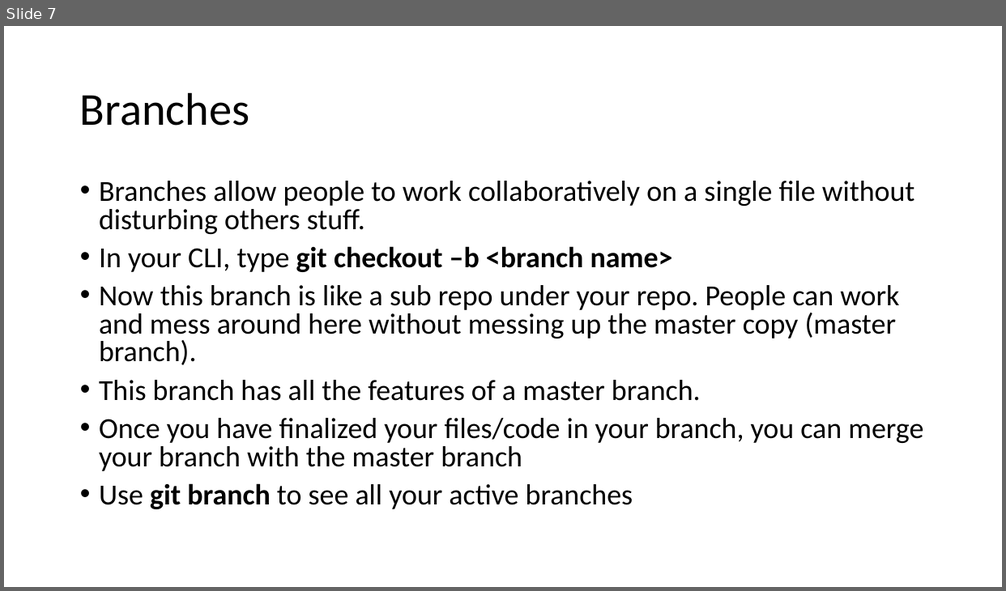
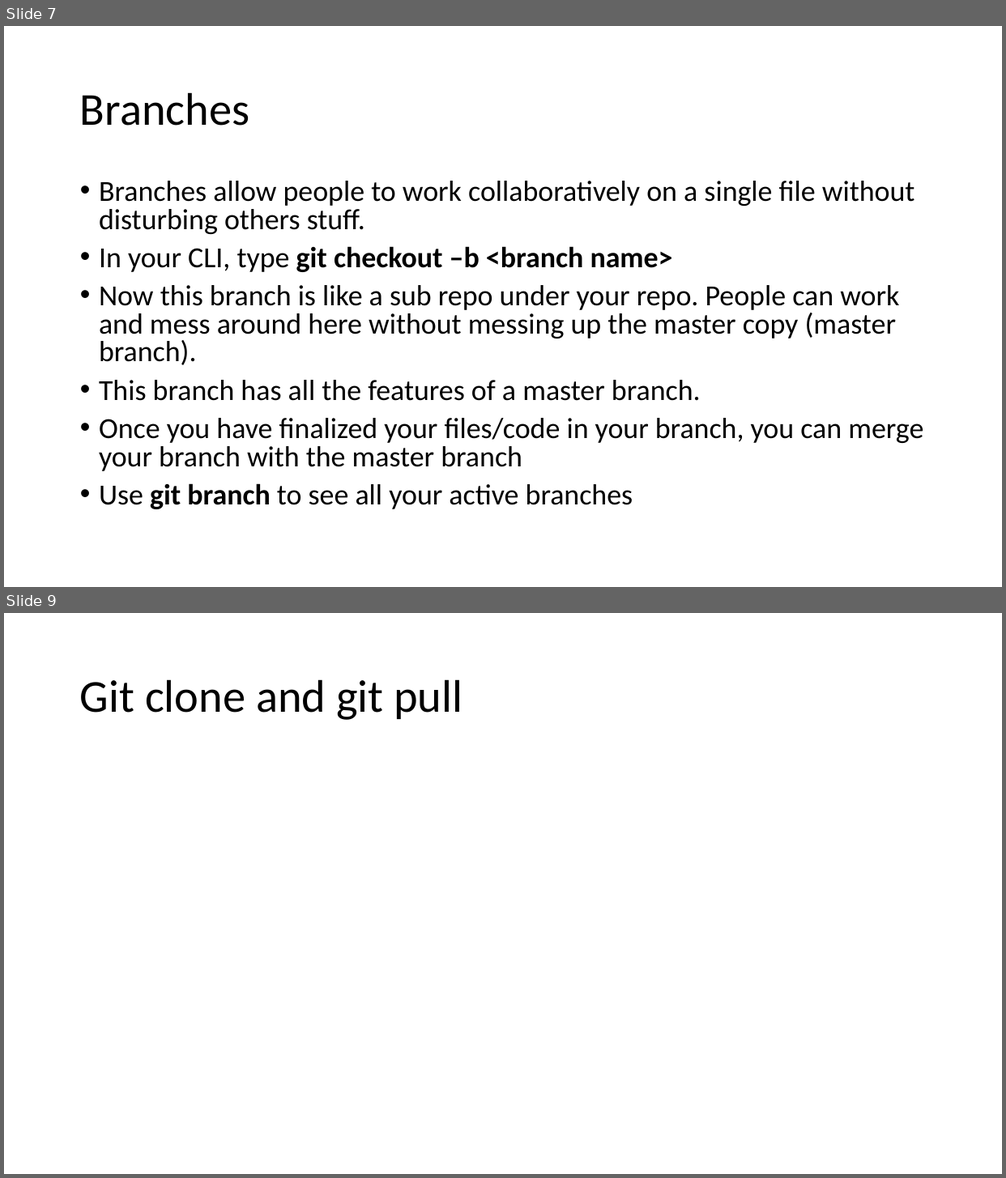
Before and after one commit to shahvishwa66/Python, a slide deck: Presentation1.pptx. Shown one above the other, each under a label of ours: slide 7 before the commit, slides 7 and 9 after it; the slides between them are not shown. The pictures are 1006x591 and 1006x1178 pixels, drawn with LibreOffice and Linux fonts; fonts in the diff are those of the drawing. Boxes give left, top, right and bottom in pixels: in the first picture for what was removed or moved away, otherwise in the second. Text is boxed around its words. In the diff, an @@ line names an element or a change of style, - is before the commit and + after.

Commit message:
clone and pull

```diff
--- a/Presentation1.pptx
+++ b/Presentation1.pptx
@@ slide 9 added at (4,613,1002,1174), background #FFFFFF @@
@@ title added at (80,679,462,720), 44 pt, text #000000 @@
+Git clone and git pull
```
Also in this commit, not shown: 1 slide removed.
